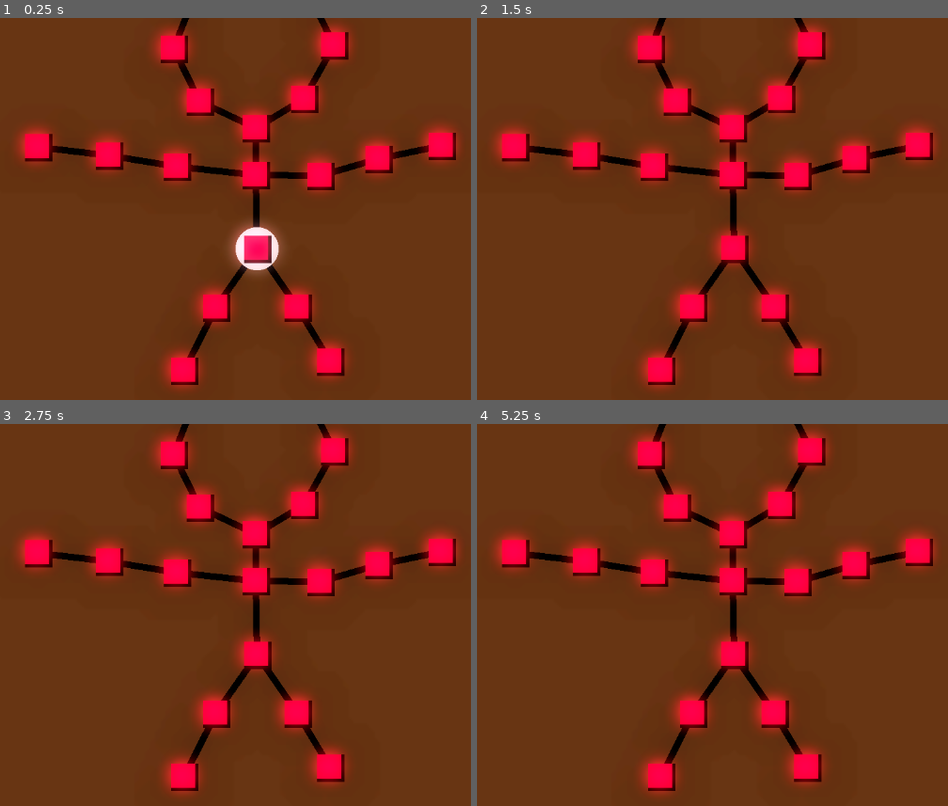
Above: before the commit, frames 1-4 (two rows, left to right).
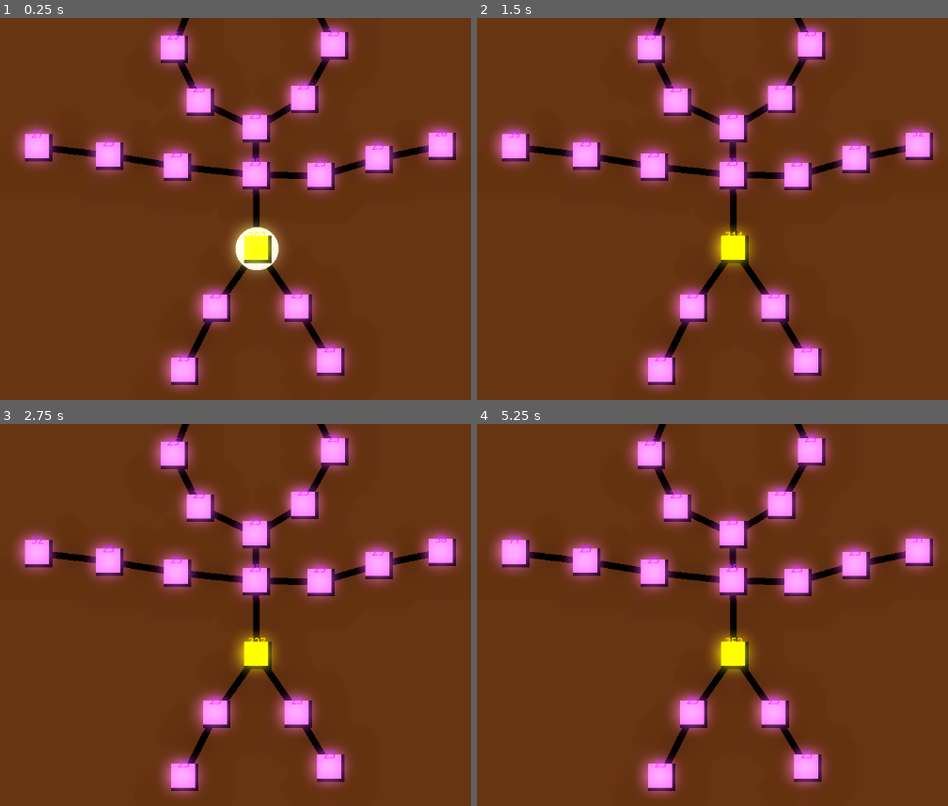
Above: after the commit, the same moments.

Repository: syshotdev/RiskyStrats
Game: Godot game, scene res://main.tscn
Two runs of this game, one before a commit and one after it. Both use one fixed random seed, a clock stepped at 60 frames per second and the inputs below.
Inputs (mouse positions are in pixels of both pictures, inside the frame that each line leads up to):
- Up to frame 1 (0.25 s): no input
- Up to frame 2 (1.5 s): tap Enter at 0.5 s; move the mouse to (900, 209) at 0.52 s; tap Q (Tier1) at 0.6 s; click (900, 209) at 0.67 s; tap W (Tier2) at 0.8, 1.35 s; tap Space at 1.25 s; move the mouse to (585, 251) at 1.27 s; click (585, 251) at 1.42 s
- Up to frame 3 (2.75 s): tap E (Tier3) at 1.55, 2.1 s; tap Enter at 2 s; move the mouse to (334, 542) at 2.02 s; click (334, 542) at 2.17 s; tap R (Tier4) at 2.3 s
- Up to frame 4 (5.25 s): tap Space at 2.75, 4.25 s; move the mouse to (698, 718) at 2.77 s; tap R (Tier4) at 2.85 s; click (698, 718) at 2.92 s; tap Q (Tier1) at 3.05, 3.6 s; tap Enter at 3.5 s; move the mouse to (outside the picture) at 3.52 s; click (outside the picture) at 3.67 s; tap W (Tier2) at 3.8, 4.35 s; move the mouse to (509, 572) at 4.27 s; click (509, 572) at 4.42 s; tap E (Tier3) at 4.55, 5.1 s; move the mouse to (773, 634) at 5.02 s; click (773, 634) at 5.17 s

The runs differ from the first frame. In frame 1, 14% of the frame differs, in the area x 3-99%, y 1-98%; in frame 2, 14%; in frame 3, 14%; in frame 4, 14%.
Error before the commit: Invalid assignment of property or key 'currentBuildingType' with value of type 'int' on a base object of type 'Nil'. (res://Objects/GameNode/GameNode.gd:45)

Commit message:
Made game not crash when opened

Diff:
--- a/Objects/GameNode/GameNode.gd
+++ b/Objects/GameNode/GameNode.gd
@@ -10,16 +10,15 @@
 @export var unitSender : UnitSender
 @export var unitGenerator : UnitGenerator
 
-# Neighboring nodes:
-var neigbors : Array[GameNode] = []
+var neigbors : Array[GameNode] = [] # Neighboring nodes
 
 
 func tick(delta):
 	# Just had dejavu lol (6PM Jan 28th 2024)
 	# To explain this, a unit is being created with currentColor, and the output of
 	# unitGenerator's calculation of units that should generate.
-	var unit : Unit = Unit.new(currentColor, unitGenerator.calculateUnitAmountGenerated(delta))
 	unitCalculator.takeDamage(delta)
+	unitCalculator.unitAmounts[currentColor] += unitGenerator.calculateUnitAmountGenerated(delta)
 
 # Forward to UnitSender
 func addNeighbor(gameNode : GameNode, road : Road):
@@ -36,6 +35,10 @@
 	else:
 		unitSender.sendRoadUnit(roadUnit)
 
+# To fix stuff
+func addUnit(unit : Unit):
+	unitCalculator.addUnit(unit)
+
 
 func updateCurrentColor(color : GameColors.colors):
 	currentColor = color
--- a/Objects/GameNode/UnitCalculator.gd
+++ b/Objects/GameNode/UnitCalculator.gd
@@ -30,11 +30,14 @@
 		unitAmounts[unit.currentColor] = unit.units + unitAmounts[unit.currentColor]
 	else:
 		unitAmounts[unit.currentColor] = unit.units
+	unit.queue_free()
 
 
 # Every tick, it takes damage from other armies until one is dead
 # Lanchester's square law
 func takeDamage(delta : float) -> void:
+	updateColorDisplays(unitAmounts)
+
 	unitAmounts = ridOfEmptySlots(unitAmounts)
 
 	# If unitAmounts dict empty, return to not crash
@@ -80,15 +83,15 @@
 		unitAmounts[unit.currentColor] = unit.units
 
 # Easy
-func getEnemyUnits(unitAmounts : Dictionary) -> Array[Unit]:
+func getEnemyUnits(colorUnits : Dictionary) -> Array[Unit]:
 	var units : Array[Unit] = []
 
-	for color in unitAmounts.keys():
+	for color in colorUnits.keys():
 		if color == currentColor:
 			continue
 
 		var unit = Unit.new(color)
-		unit.units = unitAmounts[color]
+		unit.units = colorUnits[color]
 
 		units.append(unit)
 
@@ -96,14 +99,15 @@
 
 # Sends a signal to update "currentColor" in parent node, when this "currentColor" is set.
 func updateGameNodeColor(color : GameColors.colors):
+	currentColor = color
 	updateColor.emit(color)
 
 # Changes current color variable to biggest color.
-func changeCurrentColorToBiggestColor(unitAmounts):
+func changeCurrentColorToBiggestColor(colorUnits):
 	var biggestAmount := 0
 	# For every color, check if it's bigger than the current color and set it to the current color if true
-	for color in unitAmounts:
-		var unitAmount = unitAmounts[color]
+	for color in colorUnits.keys():
+		var unitAmount = colorUnits[color]
 
 		if(unitAmount > biggestAmount):
 			currentColor = color
@@ -117,13 +121,13 @@
 	return dictionary
 
 # Updates the color of the colorRect and the label displays
-func updateColorDisplays(unitAmounts : Dictionary):
+func updateColorDisplays(colorUnits : Dictionary):
 	var units : Array[Unit] = []
-	for color in unitAmounts:
+	for color in colorUnits:
 		var unit = Unit.new(color)
 
 		# Get amount of units
-		unit.units = unitAmounts[color]
+		unit.units = colorUnits[color]
 
 		# Add to units array
 		units.append(unit)
--- a/Objects/GameNode/UnitGenerator.gd
+++ b/Objects/GameNode/UnitGenerator.gd
@@ -21,10 +21,10 @@
 
 
 func calculateUnitAmountGenerated(delta : float) -> float:
-	var output : float
+	var output : float = 0
 
 	if(currentBuildingType == buildingType.NONE):
-		output
+		output = 0
 	elif(currentBuildingType == buildingType.CAPITOL):
 		# *2 because gens double the normal amount
 		output += genRate * 2 * delta
--- a/Objects/GameNode/node.tscn
+++ b/Objects/GameNode/node.tscn
@@ -11,13 +11,12 @@
 [sub_resource type="RectangleShape2D" id="RectangleShape2D_kh0e4"]
 size = Vector2(40, 40)
 
-[node name="GameNode" type="Node2D"]
+[node name="GameNode" type="Node2D" node_paths=PackedStringArray("unitCalculator", "unitSender", "unitGenerator")]
 script = ExtResource("1_j8hsk")
-currentColor = null
 currentBuildingType = 1
-unitCalculator = null
-unitSender = null
-unitGenerator = null
+unitCalculator = NodePath("UnitCalculator")
+unitSender = NodePath("UnitSender")
+unitGenerator = NodePath("UnitGenerator")
 
 [node name="UnitGenerator" type="Node" parent="."]
 script = ExtResource("2_noxmq")
@@ -92,6 +91,7 @@
 [connection signal="updateBuildingType" from="UnitGenerator" to="." method="updateCurrentBuildingType"]
 [connection signal="addColorToDisplay" from="UnitCalculator" to="ColorManager" method="updateColorDisplay"]
 [connection signal="changeNodeColor" from="UnitCalculator" to="ColorManager" method="changeColor"]
+[connection signal="ready" from="UnitCalculator" to="." method="onUnitCalculatorReady"]
 [connection signal="updateColor" from="UnitCalculator" to="." method="updateCurrentColor"]
 [connection signal="area_entered" from="SelectionBox" to="SelectionBox" method="areaEntered"]
 [connection signal="area_exited" from="SelectionBox" to="SelectionBox" method="areaExited"]
--- a/Objects/Map/Map.gd
+++ b/Objects/Map/Map.gd
@@ -41,8 +41,8 @@
 func setRoadNodeNeighbors(road : Road):
 	var node1 = road.node1
 	var node2 = road.node2
-	node1.addNeigbor(node2,road)
-	node2.addNeigbor(node1,road)
+	node1.addNeighbor(node2,road)
+	node2.addNeighbor(node1,road)
 
 
 # Copies a map that has been created
@@ -61,7 +61,7 @@
 			continue
 
 		# Moved here because bug
-		var maxUnitsCanSend : float = min(node.unitAmounts[color], unit.units) - 1
+		var maxUnitsCanSend : float = min(node.unitCalculator.unitAmounts[color], unit.units) - 1
 
 		# If can't send units, don't
 		if(maxUnitsCanSend <= 0):
@@ -69,6 +69,6 @@
 
 		var newUnit : Unit = Unit.new(color, maxUnitsCanSend)
 		newUnit.units = maxUnitsCanSend
-		node.unitAmounts[color] -= maxUnitsCanSend
+		node.unitCalculator.unitAmounts[color] -= maxUnitsCanSend
 
 		distributer.sendPayload(node, nodeDestination, newUnit)
--- a/Objects/Map/man_map.tscn
+++ b/Objects/Map/man_map.tscn
@@ -13,34 +13,33 @@
 
 [node name="GameNode" parent="Nodes" instance=ExtResource("2_4rc3m")]
 position = Vector2(0, 30)
-currentBuildingType = null
 
 [node name="GameNode6" parent="Nodes" instance=ExtResource("2_4rc3m")]
 position = Vector2(-2, -83)
-currentBuildingType = null
+currentBuildingType = 0
 
 [node name="GameNode7" parent="Nodes" instance=ExtResource("2_4rc3m")]
 position = Vector2(-2, -155)
-currentBuildingType = null
+currentBuildingType = 0
 
 [node name="GameNode18" parent="Nodes" instance=ExtResource("2_4rc3m")]
 position = Vector2(-123, -96)
-currentBuildingType = null
+currentBuildingType = 0
 
 [node name="GameNode19" parent="Nodes" instance=ExtResource("2_4rc3m")]
 position = Vector2(-227, -113)
-currentBuildingType = null
+currentBuildingType = 0
 
 [node name="GameNode20" parent="Nodes" instance=ExtResource("2_4rc3m")]
 position = Vector2(-336, -126)
 
 [node name="GameNode15" parent="Nodes" instance=ExtResource("2_4rc3m")]
 position = Vector2(97, -82)
-currentBuildingType = null
+currentBuildingType = 0
 
 [node name="GameNode16" parent="Nodes" instance=ExtResource("2_4rc3m")]
 position = Vector2(186, -108)
-currentBuildingType = null
+currentBuildingType = 0
 
 [node name="GameNode17" parent="Nodes" instance=ExtResource("2_4rc3m")]
 position = Vector2(283, -128)
@@ -48,47 +47,47 @@
 
 [node name="GameNode8" parent="Nodes" instance=ExtResource("2_4rc3m")]
 position = Vector2(72, -200)
-currentBuildingType = null
+currentBuildingType = 0
 
 [node name="GameNode9" parent="Nodes" instance=ExtResource("2_4rc3m")]
 position = Vector2(118, -282)
-currentBuildingType = null
+currentBuildingType = 0
 
 [node name="GameNode10" parent="Nodes" instance=ExtResource("2_4rc3m")]
 position = Vector2(79, -362)
-currentBuildingType = null
+currentBuildingType = 0
 
 [node name="GameNode11" parent="Nodes" instance=ExtResource("2_4rc3m")]
 position = Vector2(-2, -394)
-currentBuildingType = null
+currentBuildingType = 0
 
 [node name="GameNode12" parent="Nodes" instance=ExtResource("2_4rc3m")]
 position = Vector2(-94, -364)
-currentBuildingType = null
+currentBuildingType = 0
 
 [node name="GameNode13" parent="Nodes" instance=ExtResource("2_4rc3m")]
 position = Vector2(-128, -277)
-currentBuildingType = null
+currentBuildingType = 0
 
 [node name="GameNode14" parent="Nodes" instance=ExtResource("2_4rc3m")]
 position = Vector2(-88, -196)
-currentBuildingType = null
+currentBuildingType = 0
 
 [node name="GameNode2" parent="Nodes" instance=ExtResource("2_4rc3m")]
 position = Vector2(62, 120)
-currentBuildingType = null
+currentBuildingType = 0
 
 [node name="GameNode3" parent="Nodes" instance=ExtResource("2_4rc3m")]
 position = Vector2(112, 203)
-currentBuildingType = null
+currentBuildingType = 0
 
 [node name="GameNode4" parent="Nodes" instance=ExtResource("2_4rc3m")]
 position = Vector2(-63, 120)
-currentBuildingType = null
+currentBuildingType = 0
 
 [node name="GameNode5" parent="Nodes" instance=ExtResource("2_4rc3m")]
 position = Vector2(-112, 217)
-currentBuildingType = null
+currentBuildingType = 0
 
 [node name="Roads" type="Node2D" parent="."]
 
